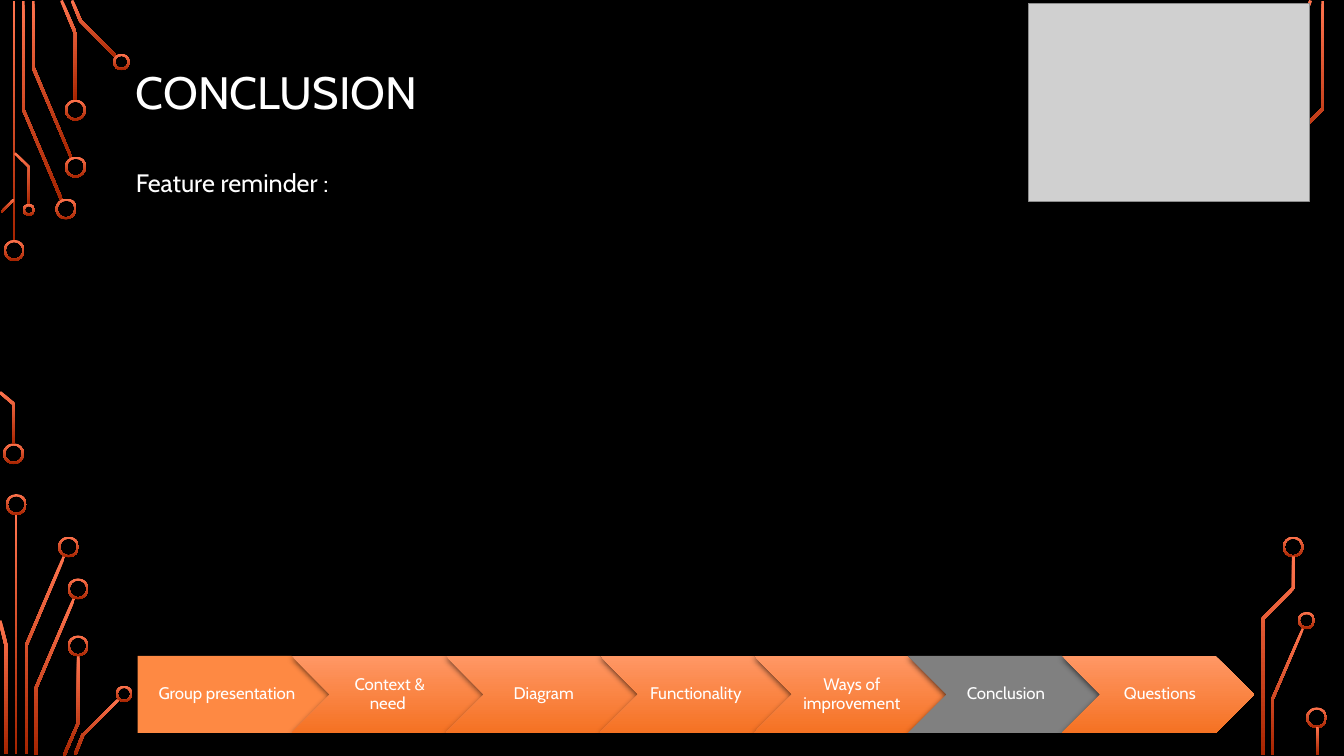
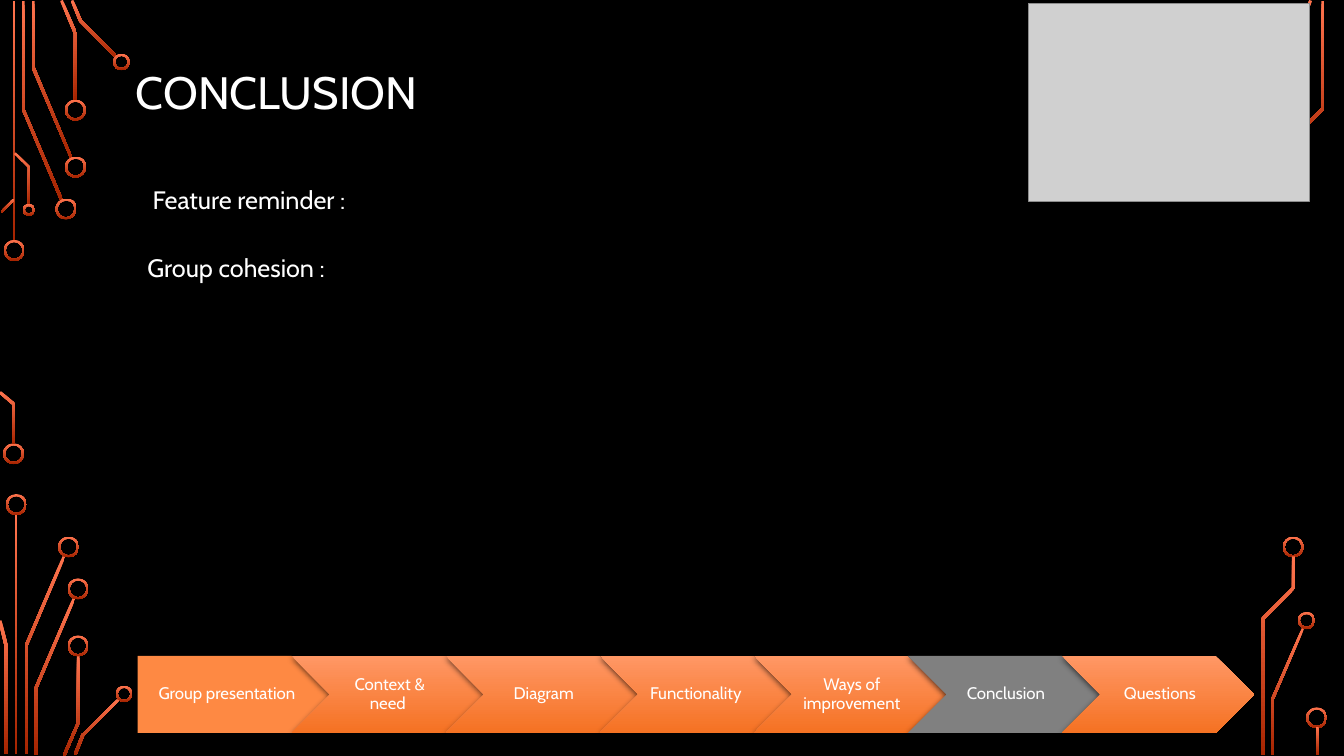
Before and after one commit to Paulbgt/Projet-Java, a slide deck: slide 19 of java project.pptx. Drawn at 1344x756 pixels with LibreOffice and Linux fonts; fonts in the diff are those of the drawing; grey boxes stand for pictures; background and template pictures are left out. Boxes give left, top, right and bottom in pixels: in the first picture for what was removed or moved away, otherwise in the second. Text is boxed around its words. In the diff, an @@ line names an element or a change of style, - is before the commit and + after.

```diff
--- a/java project.pptx
+++ b/java project.pptx
@@ text "Feature reminder :": place and size @@
-text "Feature reminder :" at bbox=[136, 173, 318, 193]
+text "Feature reminder :" at bbox=[153, 190, 334, 210]
@@ text added at bbox=[147, 258, 314, 283], 18 pt, text #FFFFFF @@
+Group cohesion :
```
Also in this commit, not shown: 4 other slides changed.
